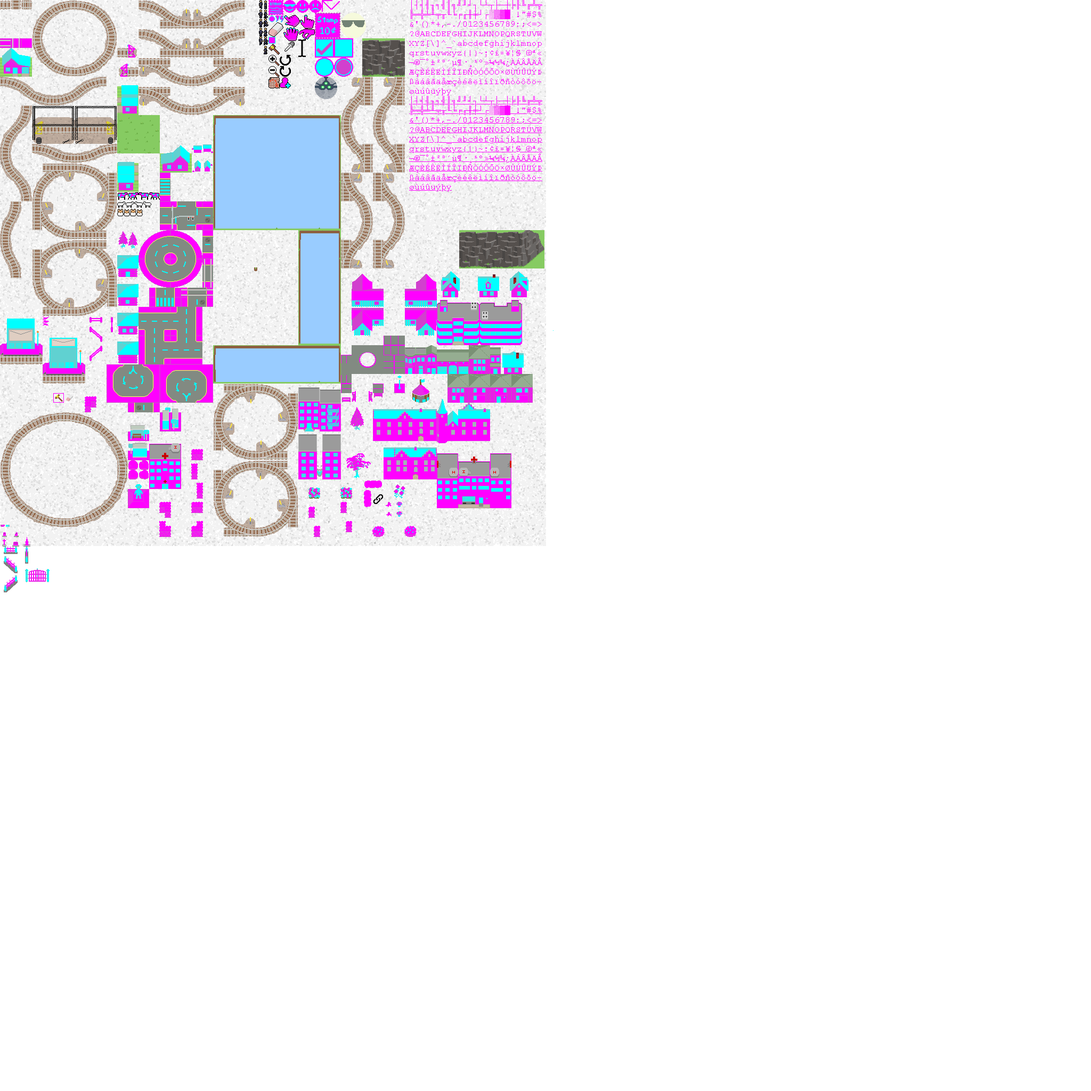
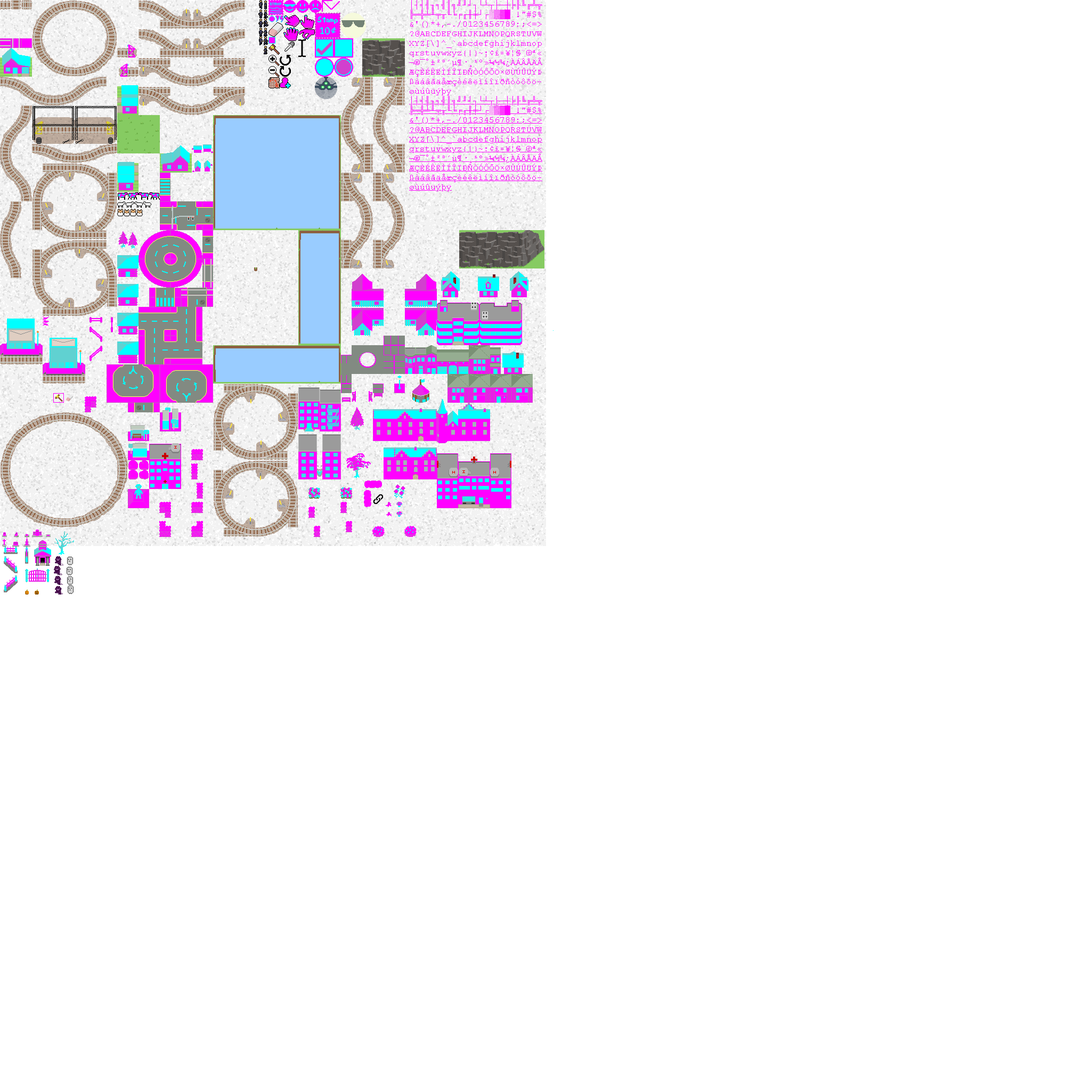
The second 1091x1091 image is a revision of the first. Changes to its layers:
painted on "Structures" over [0, 524, 75, 596]
